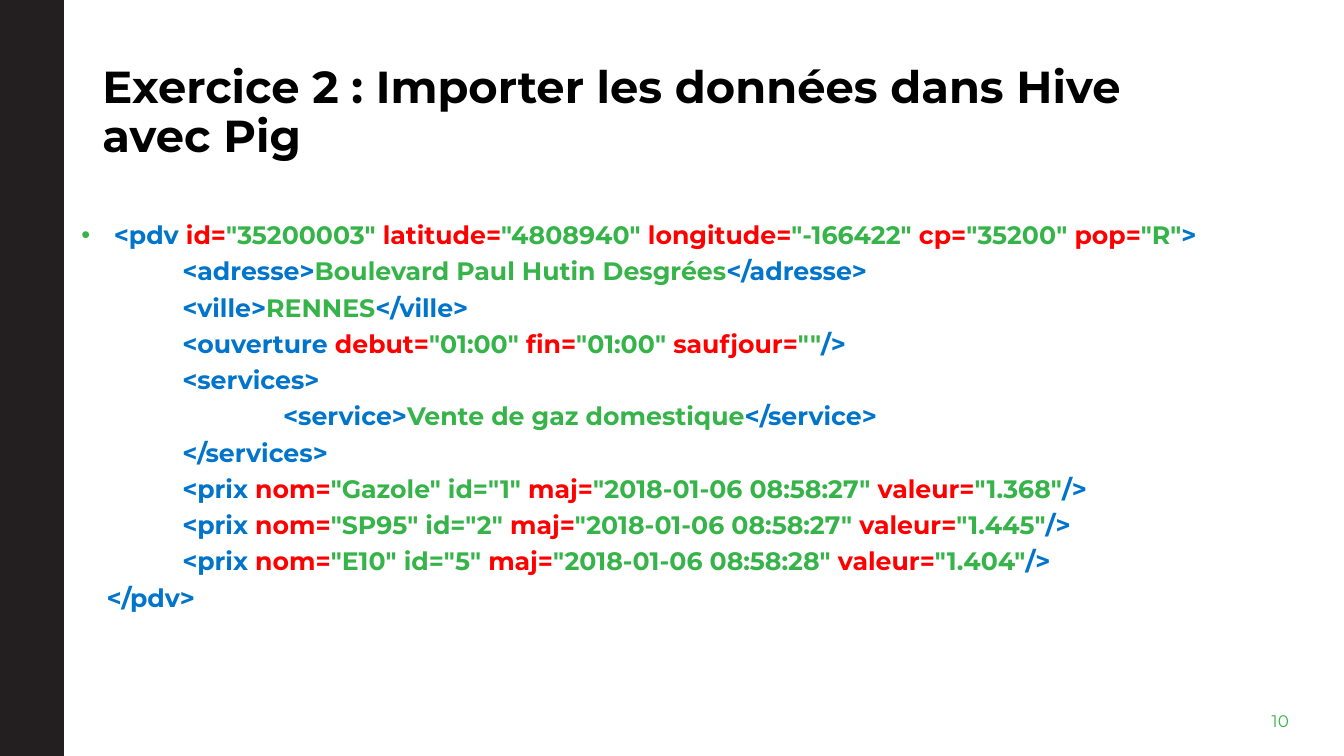
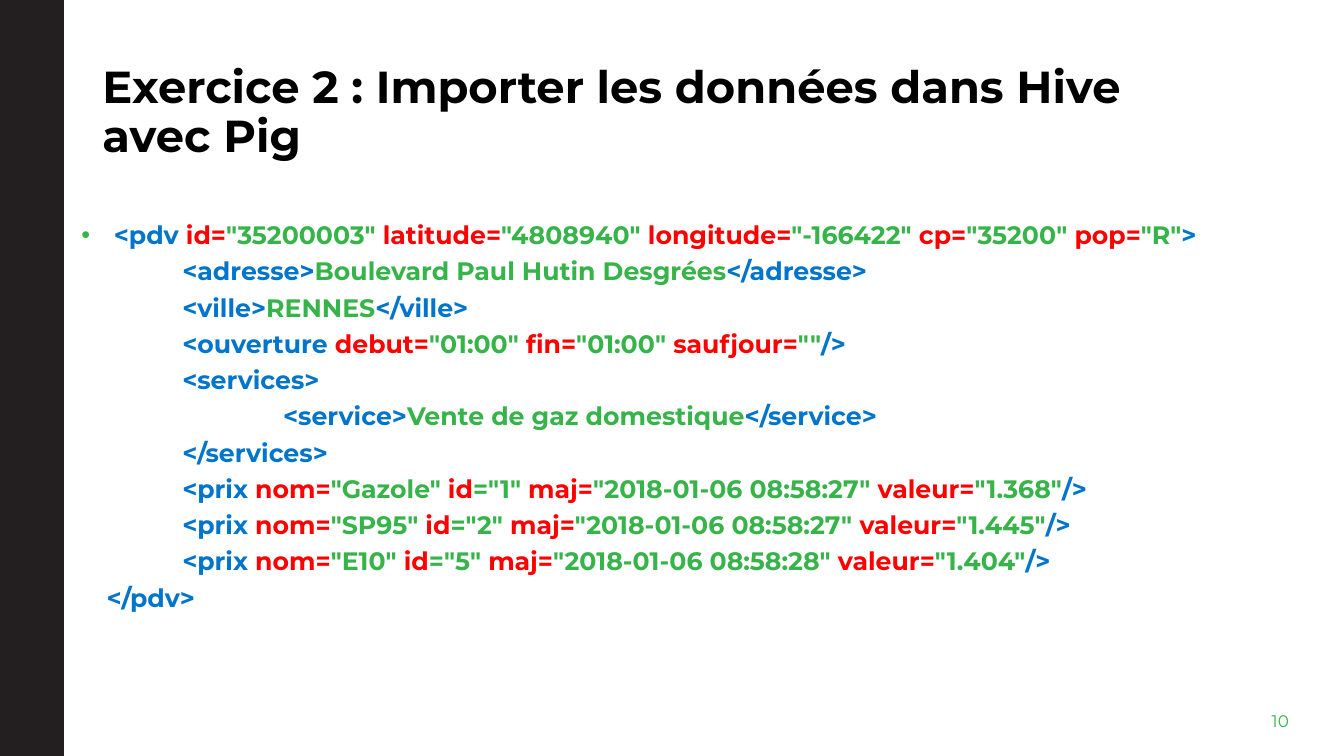
Before and after one commit to cBremardAdvalo/SeminarPigHive, a slide deck: slide 10 of Documents/Présentation2018/SéminairePigHive2018.pptx. Drawn at 1344x756 pixels with LibreOffice and Linux fonts; fonts in the diff are those of the drawing; background and template pictures are left out. Boxes give left, top, right and bottom in pixels: in the first picture for what was removed or moved away, otherwise in the second. Text is boxed around its words. In the diff, an @@ line names an element or a change of style, - is before the commit and + after.

```diff
--- a/Documents/Présentation2018/SéminairePigHive2018.pptx
+++ b/Documents/Présentation2018/SéminairePigHive2018.pptx
@@ text "<pdv id="35200003" latitude="4808940" longitude="-166422" cp ..." at <box>107,224,1197,612</box>: text colour #36B449 to #FF0000 in "id="1" id="2" id="5"" @@
```
Also in this commit, not shown: 6 other slides changed, 1 slide added.
